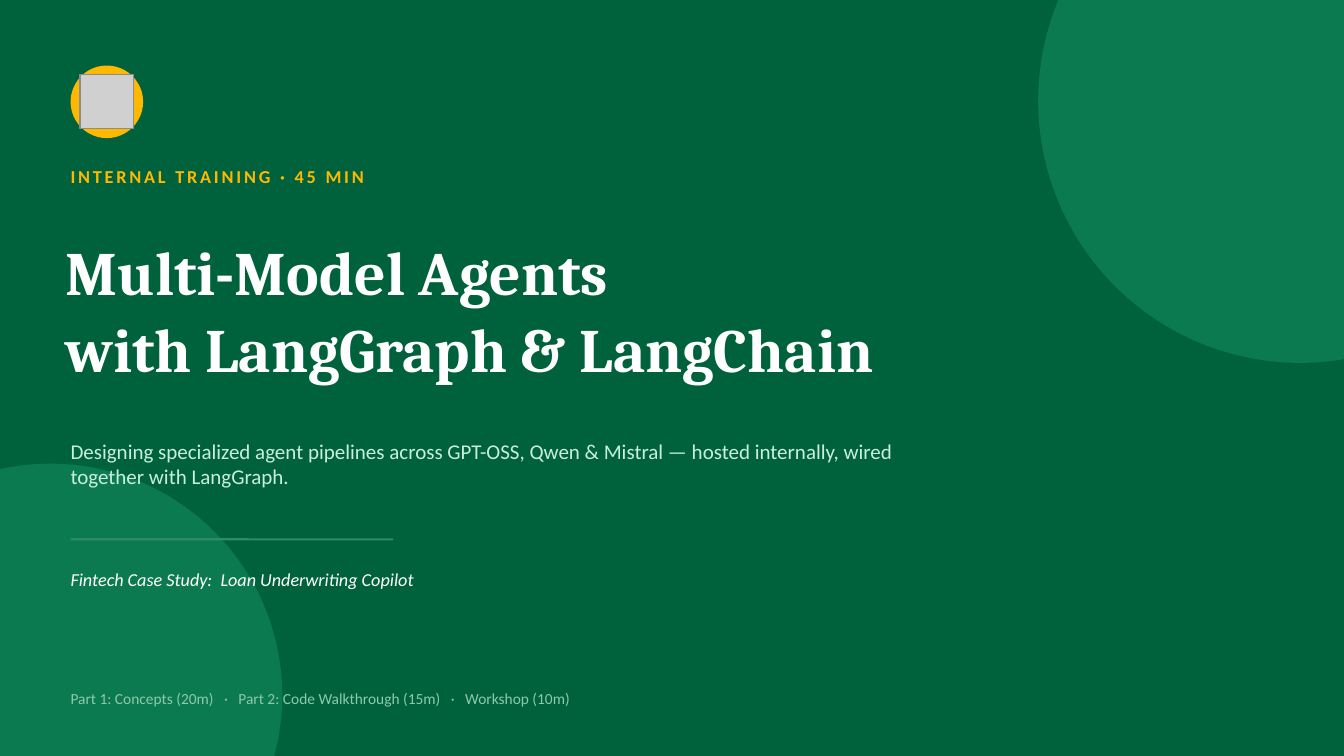
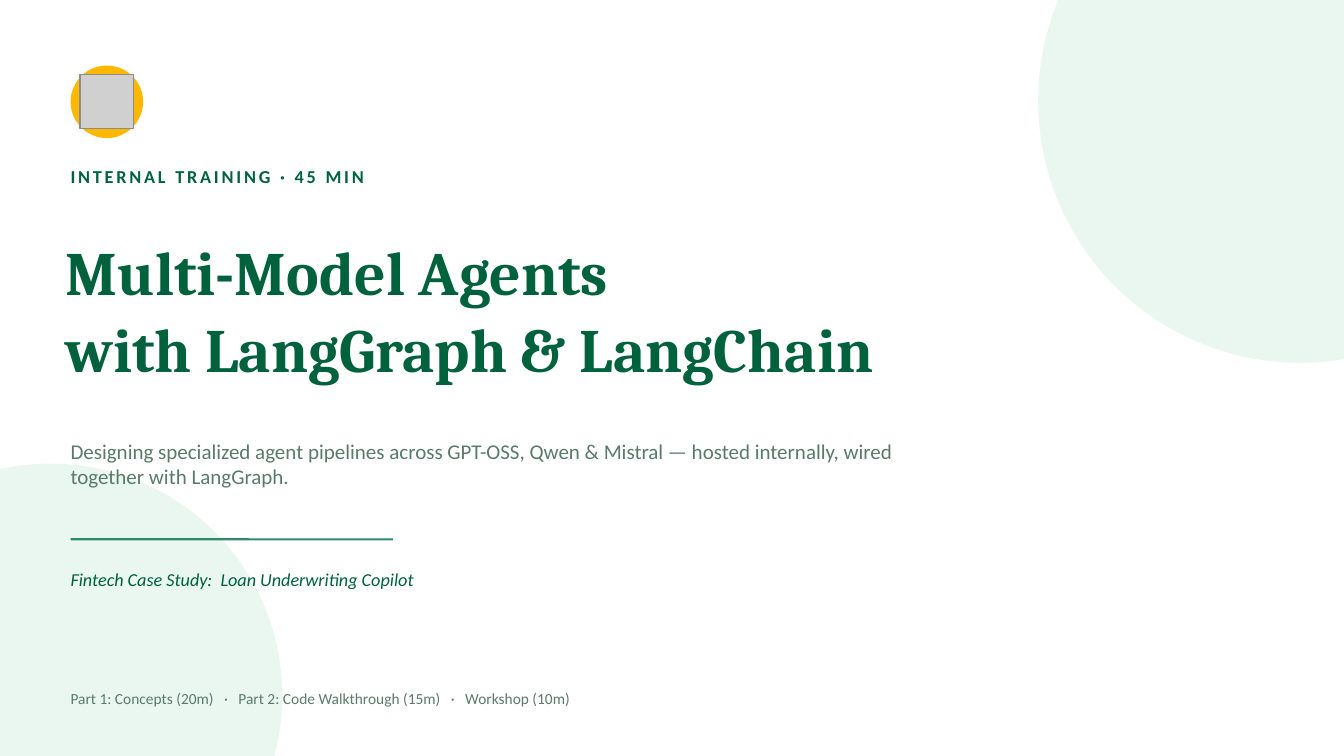
Before and after one commit to Sundar-pk/Multi-modal-agents-, a slide deck: slide 1 of Multi_Model_Agents_LangGraph_Training.pptx. Drawn at 1344x756 pixels with LibreOffice and Linux fonts; fonts in the diff are those of the drawing; grey boxes stand for pictures. Boxes give left, top, right and bottom in pixels: in the first picture for what was removed or moved away, otherwise in the second. Text is boxed around its words. In the diff, an @@ line names an element or a change of style, - is before the commit and + after.

```diff
--- a/Multi_Model_Agents_LangGraph_Training.pptx
+++ b/Multi_Model_Agents_LangGraph_Training.pptx
@@ background #00623D to #FFFFFF @@
@@ ellipse at (1038,0,1344,363): fill #0C7A50 to #E9F7F0 @@
@@ text "INTERNAL TRAINING · 45 MIN" at (71,171,364,183): text colour #FFB800 to #00623D @@
@@ text "Multi-Model Agents" at (65,252,874,386): text colour #FFFFFF to #00623D @@
@@ text "Designing specialized agent pipelines across ..." at (71,444,892,488): text colour #C9EEDD to #5A7A6C @@
@@ ellipse at (0,464,282,756): fill #0C7A50 to #E9F7F0 @@
@@ text "Fintech Case Study: Loan Underwriting ..." at (71,573,414,589): text colour #FFFFFF to #00623D @@
@@ text "Part 1: Concepts (20m) · ..." at (71,693,569,707): text colour #8FC9AC to #5A7A6C @@
```
Also in this commit, not shown: 9 other slides changed.
